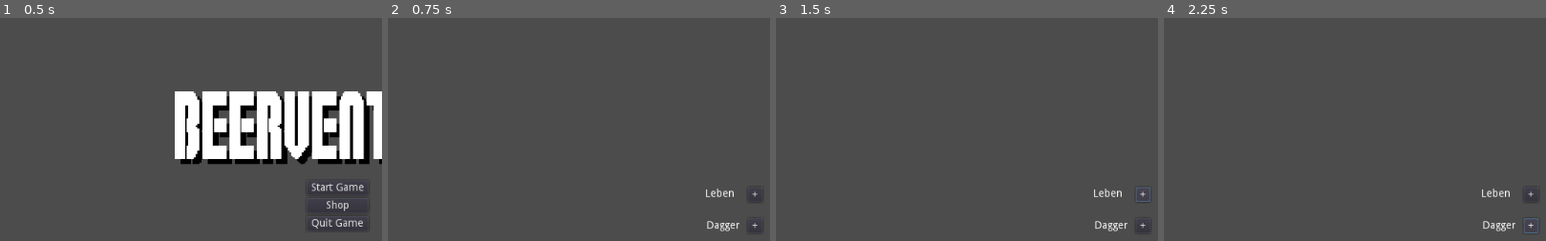
Above: before the commit, frames 1-4 (left to right).
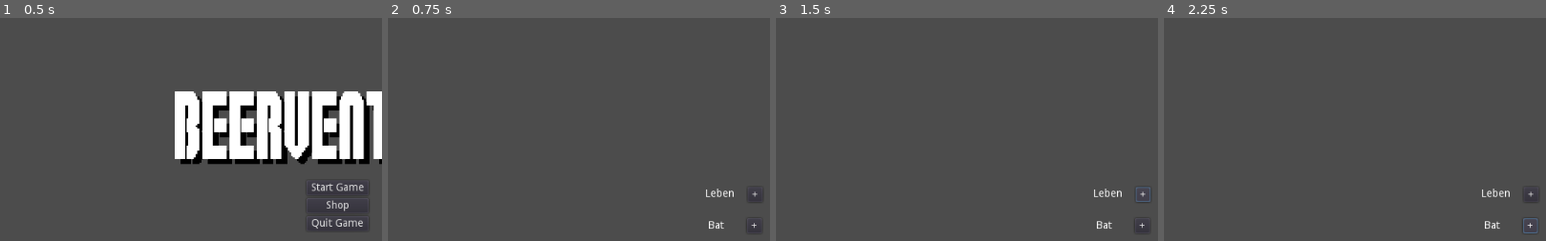
Above: after the commit, the same moments.

Repository: lastleon/Beerventures
Game: Godot game, scene res://TitleScreen.tscn
Two runs of this game, one before a commit and one after it. Both use one fixed random seed, a clock stepped at 60 frames per second and the inputs below. The engine's default icon, where the game draws it, is replaced by a stand-in: a white triangle on a blue panel in a dark square.
Inputs:
- Up to frame 1 (0.5 s): no input
- Up to frame 2 (0.75 s): click "Shop" at 0.5 s
- Up to frame 3 (1.5 s): click "+" at 1.25 s
- Up to frame 4 (2.25 s): click "+" at 2 s
The pictures show only the part of the screen within x 6-56%, y 8-58%; the shares and areas given below are measured in that part.

Frame 1 is identical in both runs. In frame 2, 0.2% of the frame differs, in the area x 83-97%, y 91-96%; in frame 3, 0.2%; in frame 4, 0.2%, in the area x 83-98%, y 90-97%.

Commit message:
bat works better

Diff:
--- a/Global.gd
+++ b/Global.gd
@@ -326,6 +326,7 @@
 		return d
 
 	elif t == TYPE_OBJECT:
+		print(t)
 		if v.has_method("duplicate"):
 			return v.duplicate()
 		else:
--- a/Shop.tscn
+++ b/Shop.tscn
@@ -35,11 +35,11 @@
 text = "Leben"
 
 [node name="Dagger" type="Label" parent="."]
-margin_left = 485.805
-margin_top = 320.32
-margin_right = 529.805
-margin_bottom = 334.32
-text = "Dagger"
+margin_left = 488.0
+margin_top = 320.0
+margin_right = 530.0
+margin_bottom = 341.0
+text = "Bat"
 
 [node name="MarginContainer2" type="MarginContainer" parent="."]
 margin_left = 522.202
@@ -66,22 +66,22 @@
 text = "+"
 
 [node name="MarginContainer3" type="MarginContainer" parent="."]
-margin_left = 522.202
-margin_top = 307.433
-margin_right = 580.202
-margin_bottom = 347.433
+margin_left = 522.0
+margin_top = 307.0
+margin_right = 578.0
+margin_bottom = 347.0
 __meta__ = {
 "_edit_group_": true
 }
 
 [node name="CenterContainer" type="CenterContainer" parent="MarginContainer3"]
-margin_right = 58.0
+margin_right = 56.0
 margin_bottom = 40.0
 
 [node name="VBoxContainer" type="VBoxContainer" parent="MarginContainer3/CenterContainer"]
-margin_left = 19.0
+margin_left = 18.0
 margin_top = 10.0
-margin_right = 39.0
+margin_right = 38.0
 margin_bottom = 30.0
 
 [node name="buy_dagger" type="Button" parent="MarginContainer3/CenterContainer/VBoxContainer"]
